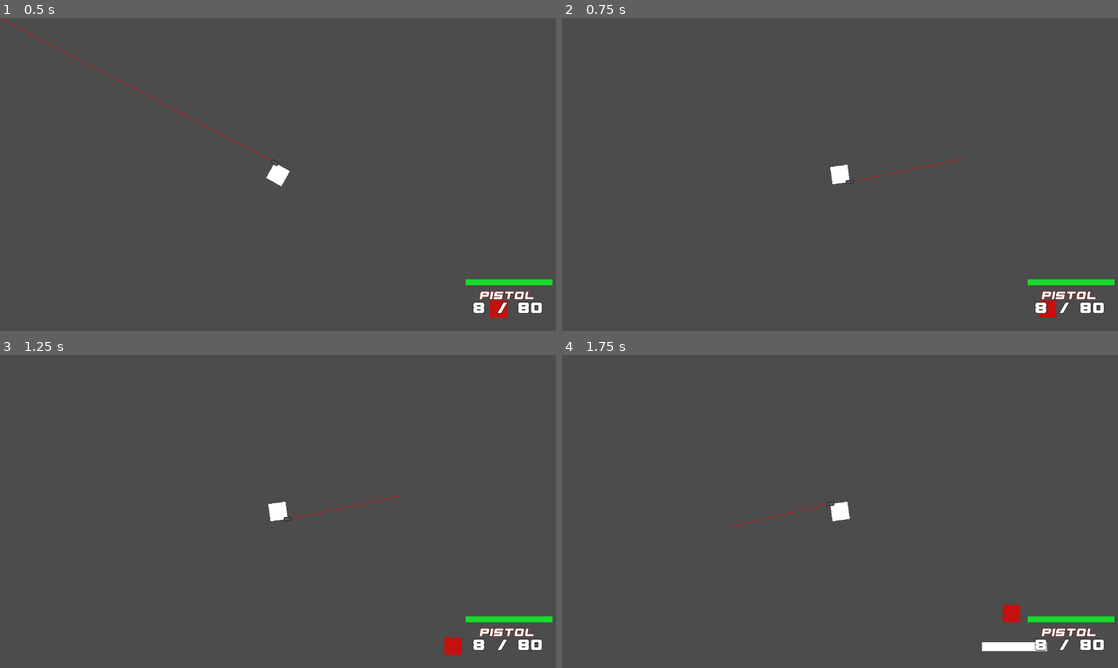
Above: before the commit, frames 1-4 (two rows, left to right).
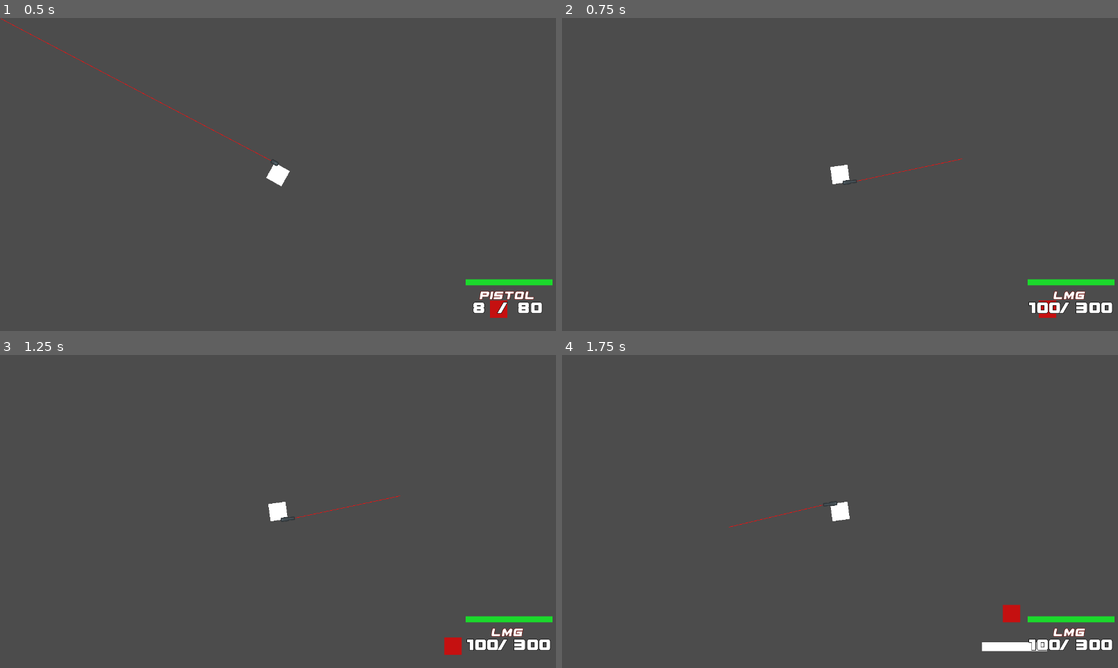
Above: after the commit, the same moments.

Repository: Eniiqz/CubeZ
Game: Godot game, scene res://World/World.tscn
The game is run twice, just before and just after one commit, with the same random seed, the same clock (stepped at 60 frames per second) and the same inputs.
Inputs (mouse positions are in pixels of both pictures, inside the frame that each line leads up to):
- Up to frame 1 (0.5 s): no input
- Up to frame 2 (0.75 s): tap Enter at 0.5 s; move the mouse to (962, 158) at 0.52 s; hold D (move_right) from 0.53 s (still down); hold 4 (weapon_slot_4, bound only after the commit) from 0.53 s (still down)
- Up to frame 3 (1.25 s): keep holding D (move_right); keep holding 4 (weapon_slot_4, bound only after the commit)
- Up to frame 4 (1.75 s): move the mouse to (728, 527) at 1.27 s; release D (move_right) at 1.28 s; release 4 (weapon_slot_4, bound only after the commit) at 1.28 s; hold S (move_down) from 1.28 s (still down); tap Shift (move_sprint) at 1.35 s; tap 4 (weapon_slot_4, bound only after the commit) at 1.55 s

Frame 1 is identical in both runs. In frame 2, 0.5% of the frame differs, in the area x 50-99%, y 45-95%; in frame 3, 0.5%; in frame 4, 0.5%.

Commit message:
Added LMG, added a wall

Diff:
--- a/Bullet/Bullet.gd
+++ b/Bullet/Bullet.gd
@@ -16,7 +16,6 @@
 func _physics_process(delta: float) -> void:
 	if weapon_fired_from != null and direction != Vector2.ZERO:
 		var distance_from_weapon = global_position.distance_to(weapon_fired_from.WeaponEnd.global_position)
-		# TODO: BULLET IS NOT LINED UP WITH LINE AND MOUSE CURSOR, COULD BE PART OF A LARGER ISSUE!!
 		var velocity = direction * weapon_fired_from.bullet_velocity
 		global_position += velocity * delta
 		if distance_from_weapon > weapon_fired_from.max_range:
@@ -26,5 +25,6 @@
 func _on_Bullet_body_entered(body: Node) -> void:
 	if body is KinematicBody2D and body.is_in_group("Zombie"):
 		emit_signal("bullet_hit", self, body)
-	print(body)
+	if body.is_in_group("Environment"):
+		print("hit environment, dying")
 	queue_free()
--- a/Environment/Wall.tscn
+++ b/Environment/Wall.tscn
@@ -1,6 +1,7 @@
 [gd_scene load_steps=3 format=2]
 
 [sub_resource type="RectangleShape2D" id=1]
+extents = Vector2( 75, 10 )
 
 [sub_resource type="QuadMesh" id=2]
 size = Vector2( 150, 20 )
--- a/Player/Player.tscn
+++ b/Player/Player.tscn
@@ -39,7 +39,7 @@
 
 [node name="SMG" parent="WeaponManager" instance=ExtResource( 5 )]
 fire_rate = 800
-max_range = 1500
+max_range = 1250
 bullet_velocity = 1540
 
 [node name="Burst AR" parent="WeaponManager" instance=ExtResource( 6 )]
@@ -50,8 +50,18 @@
 damage = 19
 max_range = 2500
 reload_time = 4.3
-bullet_velocity = 2500
+bullet_velocity = 1500
 shots_in_burst = 3
+
+[node name="LMG" parent="WeaponManager" instance=ExtResource( 6 )]
+default_ammo_in_mag = 100
+default_ammo_reserve = 300
+fire_rate = 555
+fire_mode = 1
+damage = 23
+max_range = 2250
+reload_time = 6.5
+bullet_velocity = 1565
 
 [node name="MeshInstance2D" type="MeshInstance2D" parent="."]
 mesh = SubResource( 1 )
@@ -68,3 +78,4 @@
 [editable path="WeaponManager/Pistol"]
 [editable path="WeaponManager/SMG"]
 [editable path="WeaponManager/Burst AR"]
+[editable path="WeaponManager/LMG"]
--- /dev/null
+++ b/Weapons/LMG/LMG.tscn
@@ -0,0 +1,6 @@
+[gd_scene load_steps=2 format=2]
+
+[ext_resource path="res://Weapons/Weapon.gd" type="Script" id=1]
+
+[node name="Weapon" type="Node2D"]
+script = ExtResource( 1 )
--- a/Weapons/WeaponManager.gd
+++ b/Weapons/WeaponManager.gd
@@ -82,3 +82,5 @@
 			switch_weapon(weapons[1])
 		elif event.is_action_pressed("weapon_slot_3"):
 			switch_weapon(weapons[2])
+		elif event.is_action_pressed("weapon_slot_4"):
+			switch_weapon(weapons[3])
--- a/World/World.tscn
+++ b/World/World.tscn
@@ -21,3 +21,5 @@
 "Environment",
 ] instance=ExtResource( 1 )]
 position = Vector2( 514.207, 385.6 )
+collision_layer = 4
+collision_mask = 7
--- a/project.godot
+++ b/project.godot
@@ -104,6 +104,11 @@
 "events": [ Object(InputEventKey,"resource_local_to_scene":false,"resource_name":"","device":0,"alt":false,"shift":false,"control":false,"meta":false,"command":false,"pressed":false,"scancode":51,"unicode":0,"echo":false,"script":null)
  ]
 }
+weapon_slot_4={
+"deadzone": 0.5,
+"events": [ Object(InputEventKey,"resource_local_to_scene":false,"resource_name":"","device":0,"alt":false,"shift":false,"control":false,"meta":false,"command":false,"pressed":false,"scancode":52,"unicode":0,"echo":false,"script":null)
+ ]
+}
 
 [layer_names]
 
